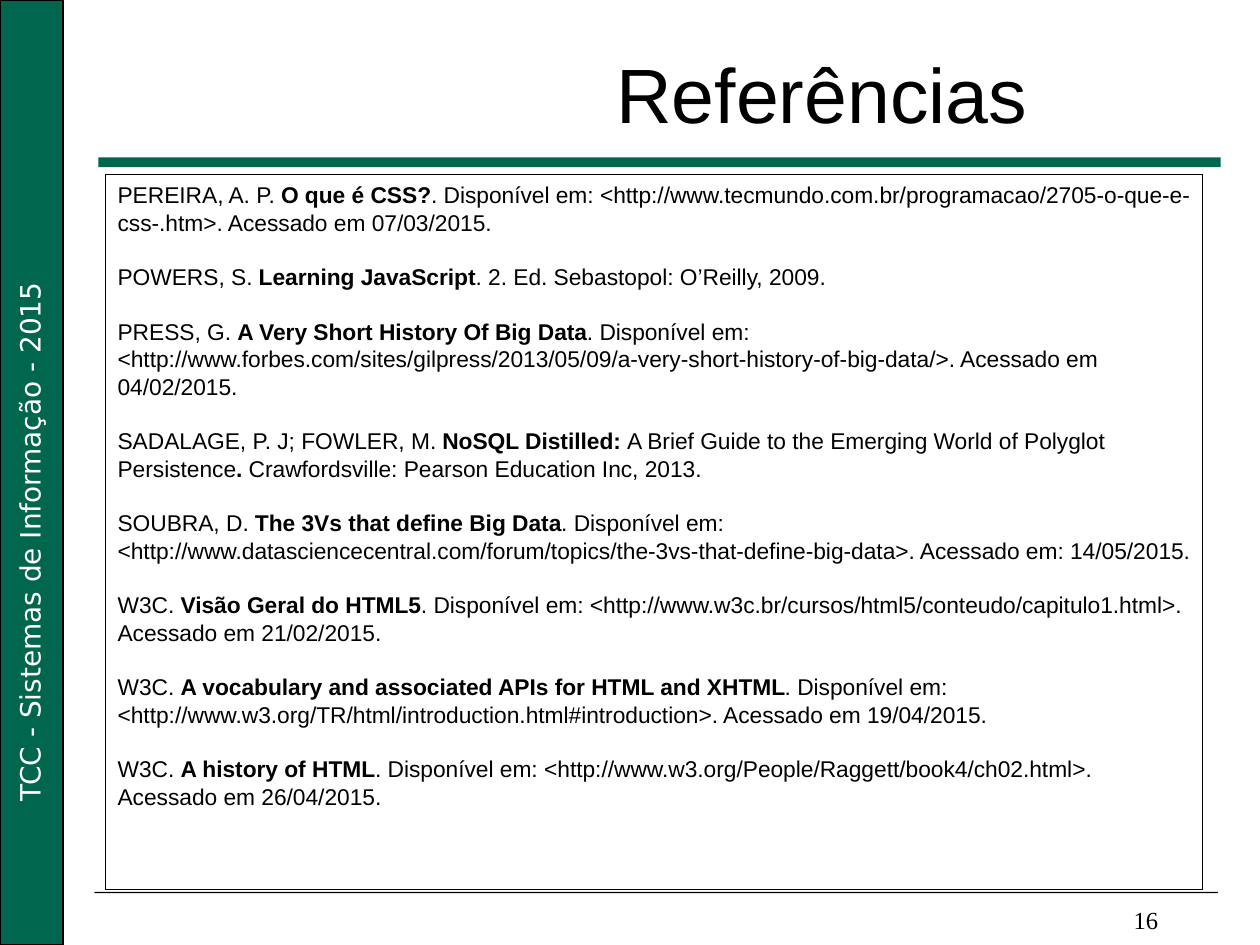
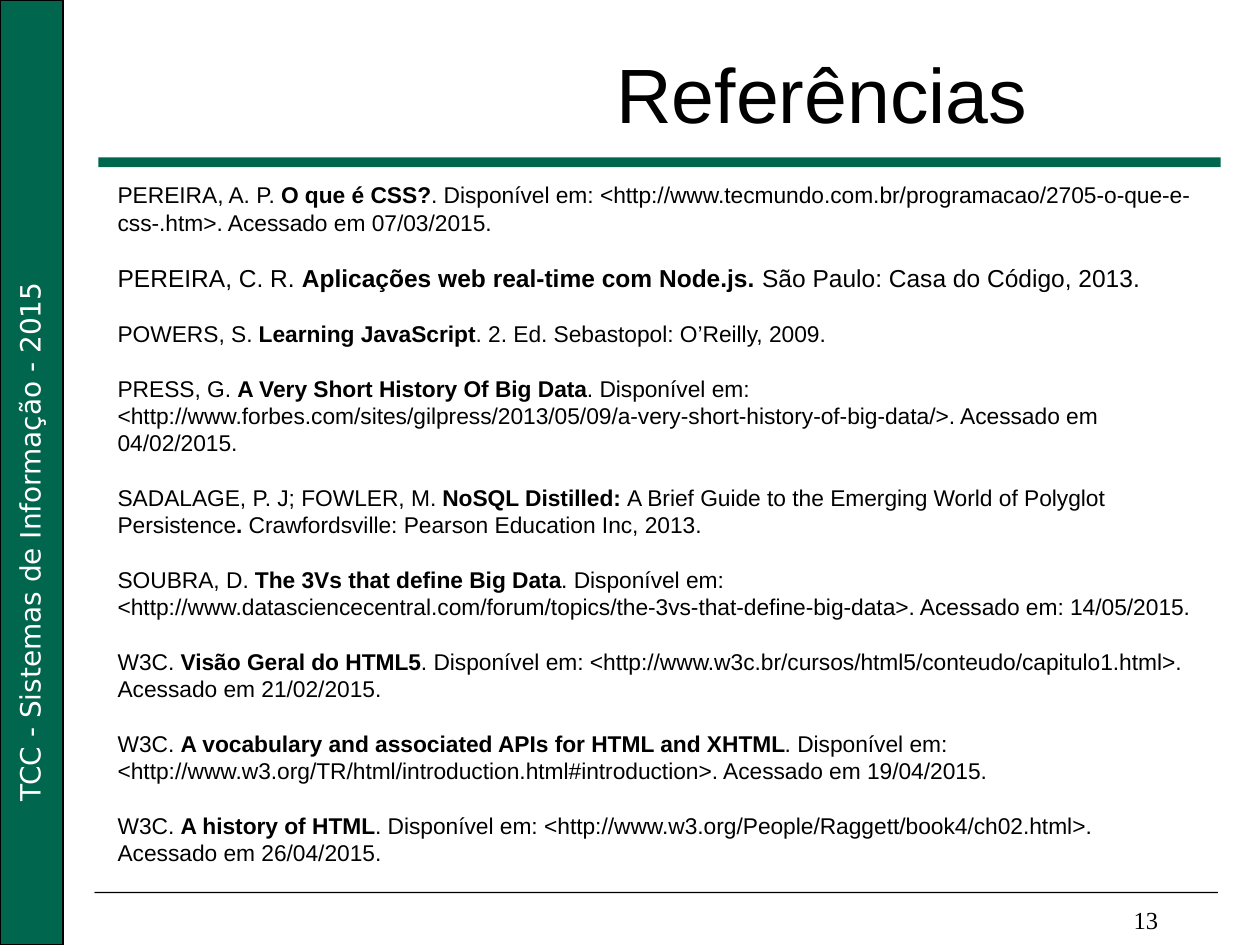
Before and after one commit to Nikofoxxx/TCC, a slide deck: slide 13 of documents/life_cycle/Apresentação_Big_Data.pptx (slide 16 before the commit). Drawn at 1260x945 pixels with LibreOffice and Linux fonts; fonts in the diff are those of the drawing; background and template pictures are left out. Boxes give left, top, right and bottom in pixels: in the first picture for what was removed or moved away, otherwise in the second. Text is boxed around its words. In the diff, an @@ line names an element or a change of style, - is before the commit and + after.

```diff
--- a/documents/life_cycle/Apresentação_Big_Data.pptx
+++ b/documents/life_cycle/Apresentação_Big_Data.pptx
@@ rectangle removed at <box>106,175,1203,890</box> @@
@@ text at <box>118,269,1139,292</box>: paragraph added @@
+PEREIRA, C. R. Aplicações web real-time com Node.js. São Paulo: Casa do Código, 2013.
@@ text at <box>1134,912,1159,930</box>: text changed @@
-16
+13
```
Also in this commit, not shown: 12 other slides changed, 1 slide added, 3 slides removed, 3 other files.
